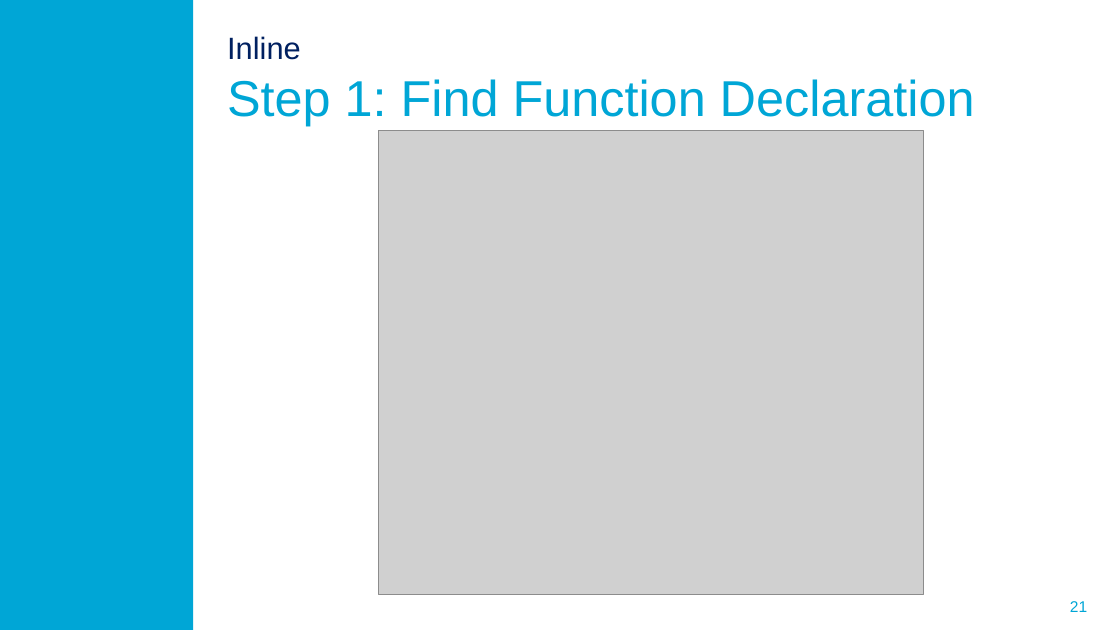
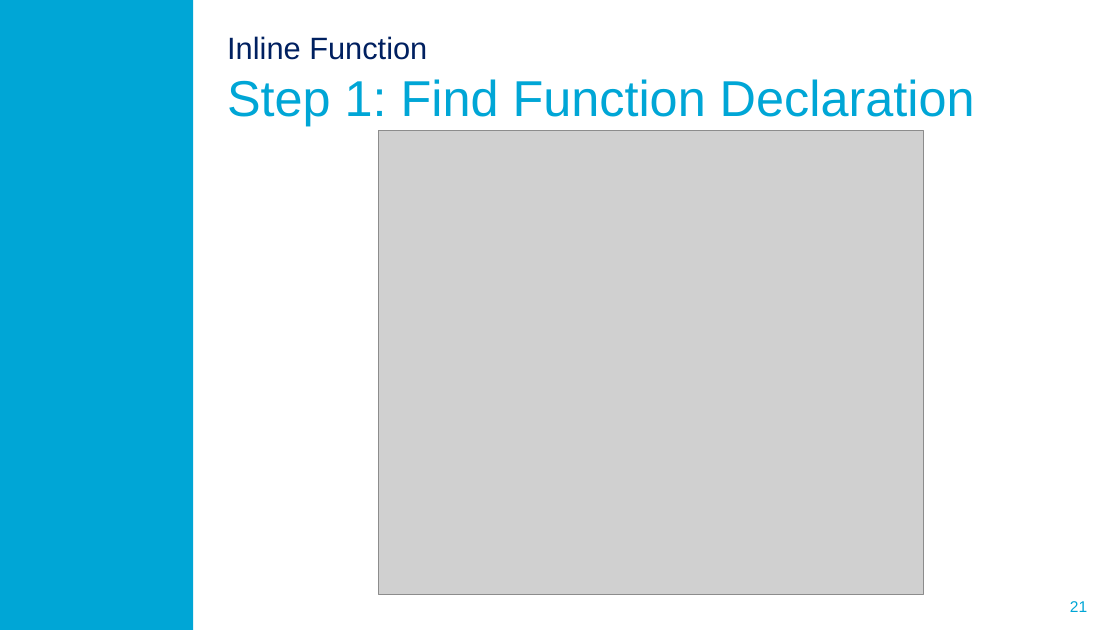
Before and after one commit to ProMisDev/metaborg-tiger, a slide deck: slide 21 of presentation/Misteli_Refactoring_in_Spoofax.pptx. Drawn at 1120x630 pixels with LibreOffice and Linux fonts; fonts in the diff are those of the drawing; grey boxes stand for pictures; background and template pictures are left out. Boxes give left, top, right and bottom in pixels: in the first picture for what was removed or moved away, otherwise in the second. Text is boxed around its words. In the diff, an @@ line names an element or a change of style, - is before the commit and + after.

```diff
--- a/presentation/Misteli_Refactoring_in_Spoofax.pptx
+++ b/presentation/Misteli_Refactoring_in_Spoofax.pptx
@@ title at [227,36,975,126]: text changed @@
-Inline
-Step 1: Find Function Declaration
+Inline Function
+Step 1: Find Function Declaration
```
Also in this commit, not shown: 6 other slides changed, 11 slides added.
